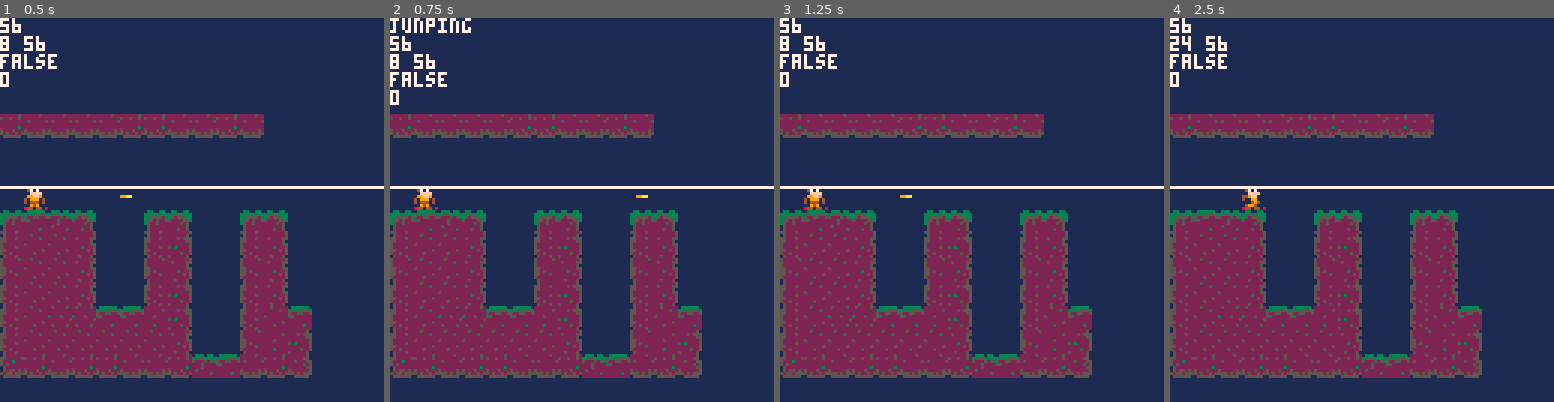
Above: before the commit, frames 1-4 (left to right).
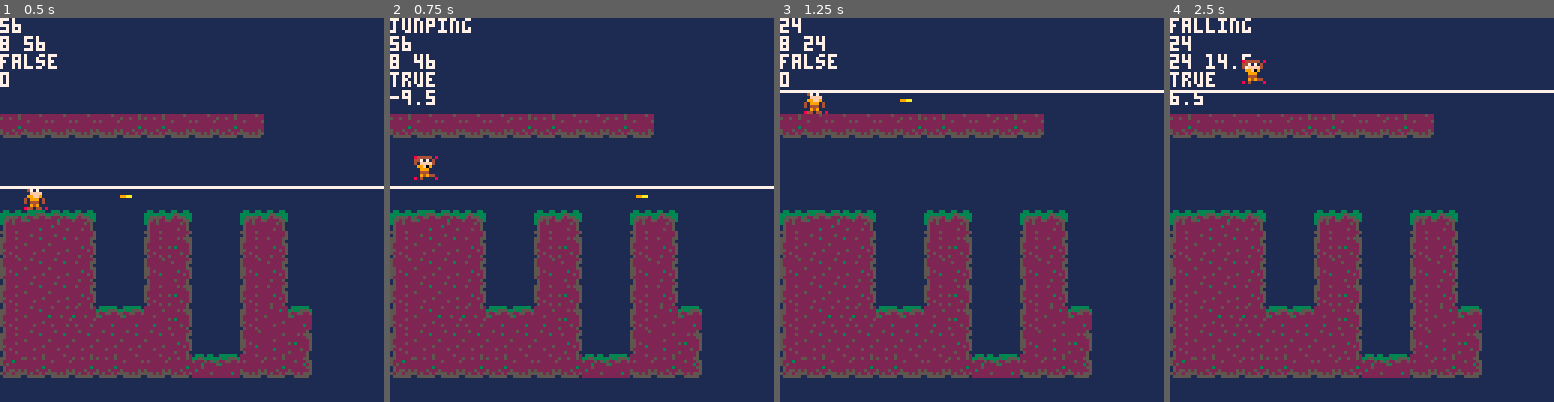
Above: after the commit, the same moments.

Repository: RicoP/picowiese
Game: PICO-8 cartridge mmm.p8
Same seed, same stepped clock (60 frames per second), same inputs: the game is played once before the commit and once after it.
Inputs:
- Up to frame 1 (0.5 s): tap X (X key) at 0.33 s
- Up to frame 2 (0.75 s): tap O (Z key) at 0.7 s
- Up to frame 3 (1.25 s): tap X (X key) at 1.07 s
- Up to frame 4 (2.5 s): hold Right 1.6-2.1 s; tap O (Z key) at 1.7, 2.1 s; tap X (X key) at 1.85 s; hold Up 2.15-2.42 s; hold Right from 2.47 s (still down)

Frame 1 is identical in both runs. In frame 2, 0.8% of the frame differs, in the area x 0-15%, y 9-50%; in frame 3, 2.1%; in frame 4, 3.0%, in the area x 0-100%, y 0-50%.

Commit message:
Mon Jun 17 22:01:15 CEST 2019

Diff:
--- a/mmm.p8
+++ b/mmm.p8
@@ -6,7 +6,7 @@
 p_state_jump = 2
 p_state_run = 3
 
-p_jumpstrength = 7
+p_jumpstrength = 10
 
 --player
 p = {x = 10, y = 10}
@@ -133,25 +133,21 @@
 
  p.y += p.jumpvel
 
+ if p.y >= p.groundlevel then
+  p.jumpvel = 0
+  p.y = p.groundlevel
+ end
+end
+
+function apply_hero_jumping2()
+ if p.jumpvel >= 0 then return end
+
+ print("junping")
+
+ p.y += p.jumpvel
+
  if p.y < p.groundlevel then
   p.jumpvel += 0.5
- else
-  p.jumpvel = 0
-  p.y = p.groundlevel
- end
-end
-
-function apply_hero_jumping2()
- if p.jumpvel >= 0 then return end
-
- print("junping")
-
- local y = p.y
- y += p.jumpvel
-
- if p.y < p.groundlevel then
-  p.jumpvel += 0.5
-  p.y = y
  else
   p.jumpvel = 0
   p.y = p.groundlevel
